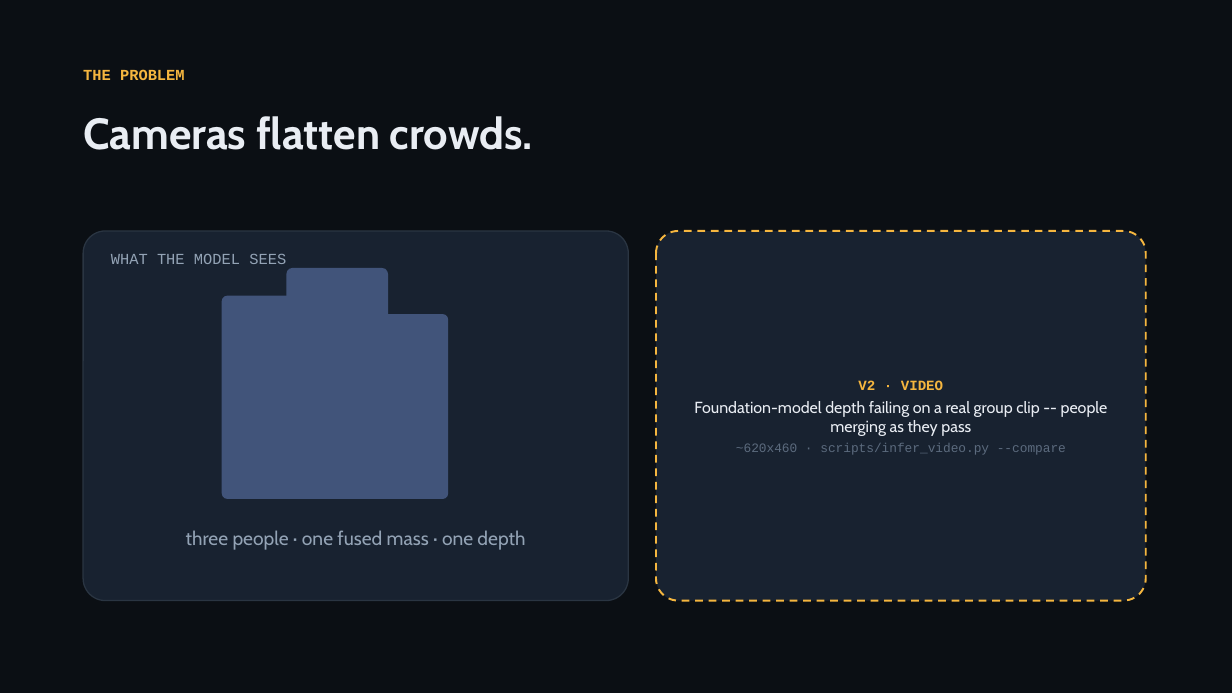
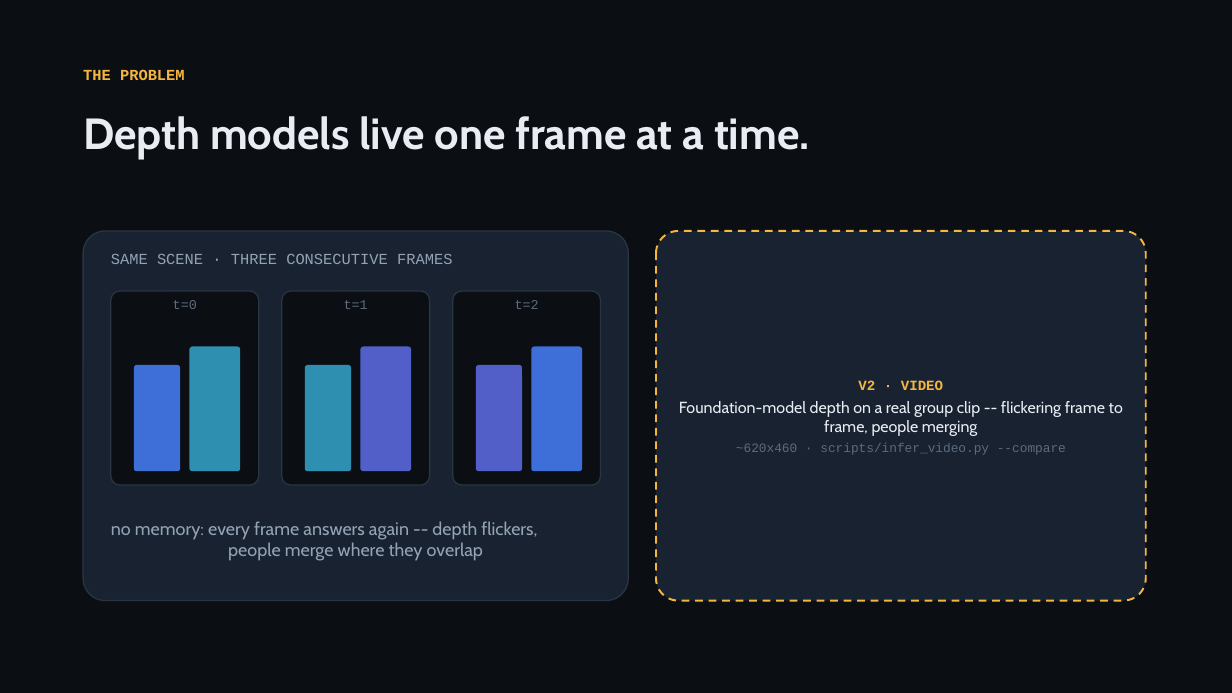
Before and after one commit to KSJanjua/ProCodes, a slide deck: slide 2 of docs/presentation/instancedepth-journey.pptx. Drawn at 1232x693 pixels with LibreOffice and Linux fonts; fonts in the diff are those of the drawing. Boxes give left, top, right and bottom in pixels: in the first picture for what was removed or moved away, otherwise in the second. Text is boxed around its words. In the diff, an @@ line names an element or a change of style, - is before the commit and + after.

```diff
--- a/docs/presentation/instancedepth-journey.pptx
+++ b/docs/presentation/instancedepth-journey.pptx
@@ text at (x1=83, y1=116, x2=810, y2=160): text changed @@
-Cameras flatten crowds.
+Depth models live one frame at a time.
@@ text at (x1=111, y1=254, x2=452, y2=264): text changed @@
-WHAT THE MODEL SEES
+SAME SCENE · THREE CONSECUTIVE FRAMES
@@ rounded rectangle resized from (x1=222, y1=296, x2=314, y2=499) to (x1=111, y1=291, x2=259, y2=485) @@
@@ rounded rectangle at (x1=111, y1=291, x2=259, y2=485): fill #41547A to #0B0F14; outline none to #2A3542 1 pt @@
@@ rounded rectangle at (x1=282, y1=291, x2=430, y2=485): fill #41547A to #0B0F14; outline none to #2A3542 1 pt @@
@@ rounded rectangle resized from (x1=287, y1=268, x2=388, y2=499) to (x1=282, y1=291, x2=430, y2=485) @@
@@ rounded rectangle added at (x1=453, y1=291, x2=601, y2=485), fill #0B0F14, outline #2A3542 1 pt @@
@@ text added at (x1=173, y1=300, x2=197, y2=309), 10.5 pt, text #5C6B7E @@
+t=0
@@ text added at (x1=344, y1=300, x2=368, y2=309), 10.5 pt, text #5C6B7E @@
+t=1
@@ text added at (x1=515, y1=300, x2=539, y2=309), 10.5 pt, text #5C6B7E @@
+t=2
@@ rounded rectangle added at (x1=189, y1=347, x2=240, y2=471), fill #2F8FB0 @@
@@ rounded rectangle added at (x1=360, y1=347, x2=411, y2=471), fill #525FC8 @@
@@ rounded rectangle added at (x1=531, y1=347, x2=582, y2=471), fill #3E6FD9 @@
@@ rounded rectangle resized from (x1=360, y1=314, x2=448, y2=499) to (x1=134, y1=365, x2=180, y2=471) @@
@@ rounded rectangle at (x1=134, y1=365, x2=180, y2=471): fill #41547A to #3E6FD9 @@
@@ rounded rectangle added at (x1=305, y1=365, x2=351, y2=471), fill #2F8FB0 @@
@@ rounded rectangle added at (x1=476, y1=365, x2=522, y2=471), fill #525FC8 @@
@@ text in rounded rectangle at (x1=679, y1=401, x2=1123, y2=436): text changed @@
-Foundation-model depth failing on a real group clip -- people merging as they pass
+Foundation-model depth on a real group clip -- flickering frame to frame, people merging
@@ text added at (x1=111, y1=521, x2=537, y2=561), 14 pt, text #93A3B5 @@
+no memory: every frame answers again -- depth flickers,
+people merge where they overlap
@@ text removed at (x1=186, y1=530, x2=525, y2=550) @@
-three people · one fused mass · one depth
```
Also in this commit, not shown: 7 other slides changed, 1 slide added, 1 slide removed, 1 other file.
